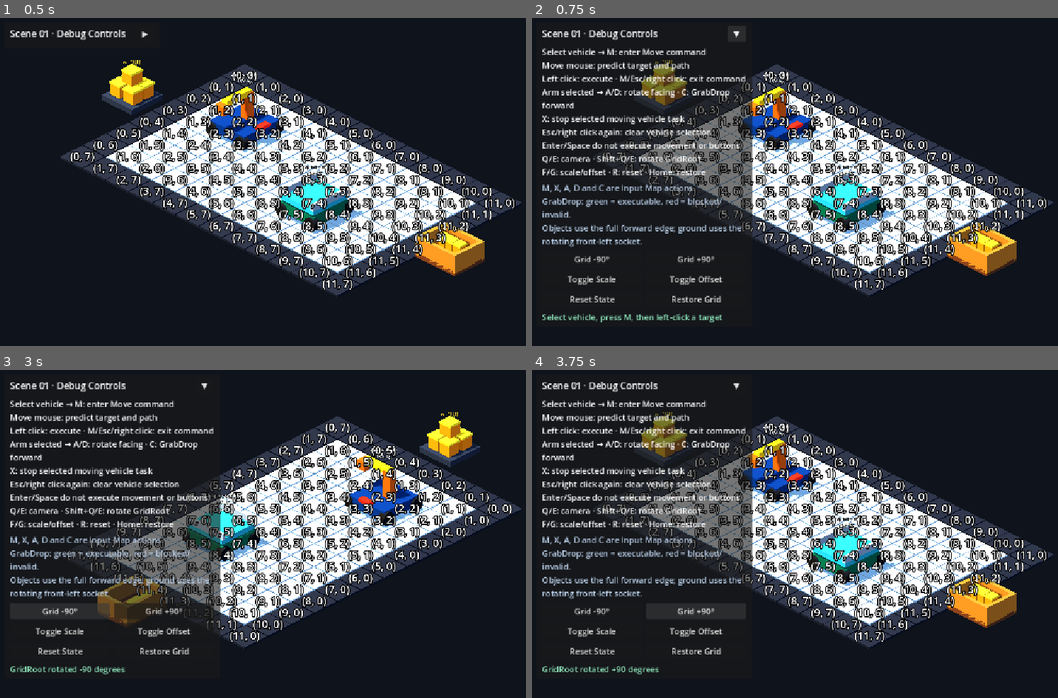
Above: before the commit, frames 1-4 (two rows, left to right).
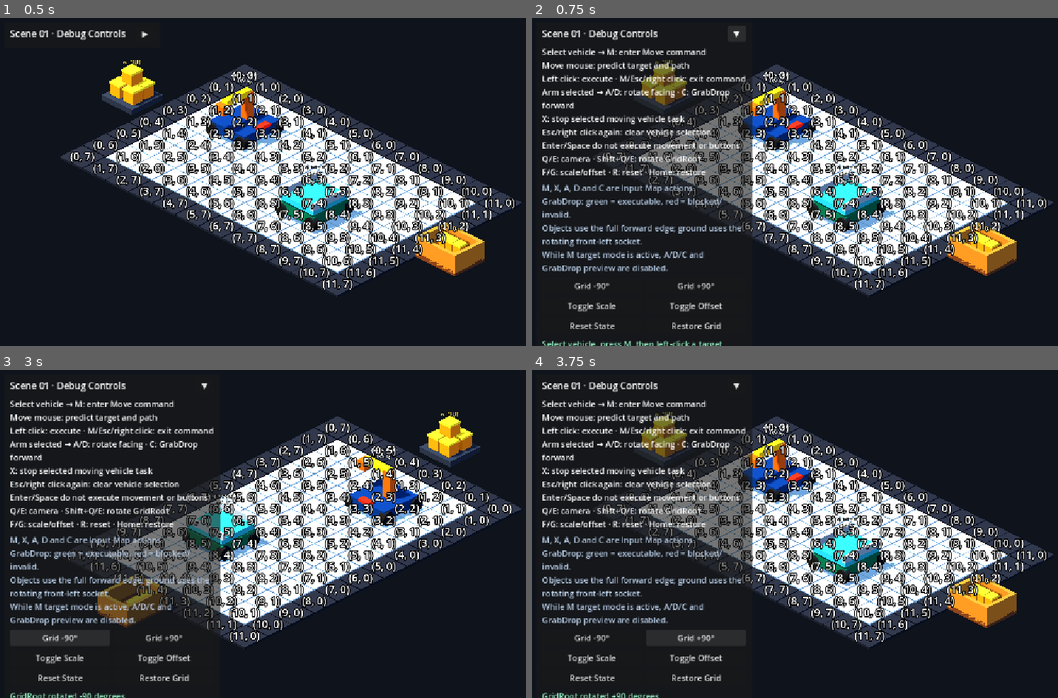
Above: after the commit, the same moments.

Repository: Ri0n72Y/automata
Game: Godot game, scene res://scenes/scene_01/scene_01_basic_packing.tscn
The game is run twice, just before and just after one commit, with the same random seed, the same clock (stepped at 60 frames per second) and the same inputs.
Inputs:
- Up to frame 1 (0.5 s): no input
- Up to frame 2 (0.75 s): click "▶" at 0.5 s
- Up to frame 3 (3 s): click "▼" at 1.25 s; click "▶" at 2 s; click "Grid -90°" at 2.75 s
- Up to frame 4 (3.75 s): click "Grid +90°" at 3.5 s

Frame 1 is identical in both runs. In frame 2, 2.6% of the frame differs, in the area x 1-37%, y 71-100%; in frame 3, 2.5%; in frame 4, 2.3%.

Commit message:
[codex]docs(scene-01): 说明 MoveTo 与 GrabDrop 模式隔离

Diff:
--- a/scenes/scene_01/components/scene_01_manual_ui.tscn
+++ b/scenes/scene_01/components/scene_01_manual_ui.tscn
@@ -60,7 +60,7 @@
 [node name="ScopeNote" type="Label" parent="RootControl/Panel/Margin/VBox"]
 visible = false
 layout_mode = 2
-text = "M, X, A, D and C are Input Map actions.\nGrabDrop: green = executable, red = blocked/invalid.\nObjects use the full forward edge; ground uses the rotating front-left socket."
+text = "M, X, A, D and C are Input Map actions.\nGrabDrop: green = executable, red = blocked/invalid.\nObjects use the full forward edge; ground uses the rotating front-left socket.\nWhile M target mode is active, A/D/C and GrabDrop preview are disabled."
 autowrap_mode = 2
 modulate = Color(0.72, 0.8, 0.9, 1)
 
